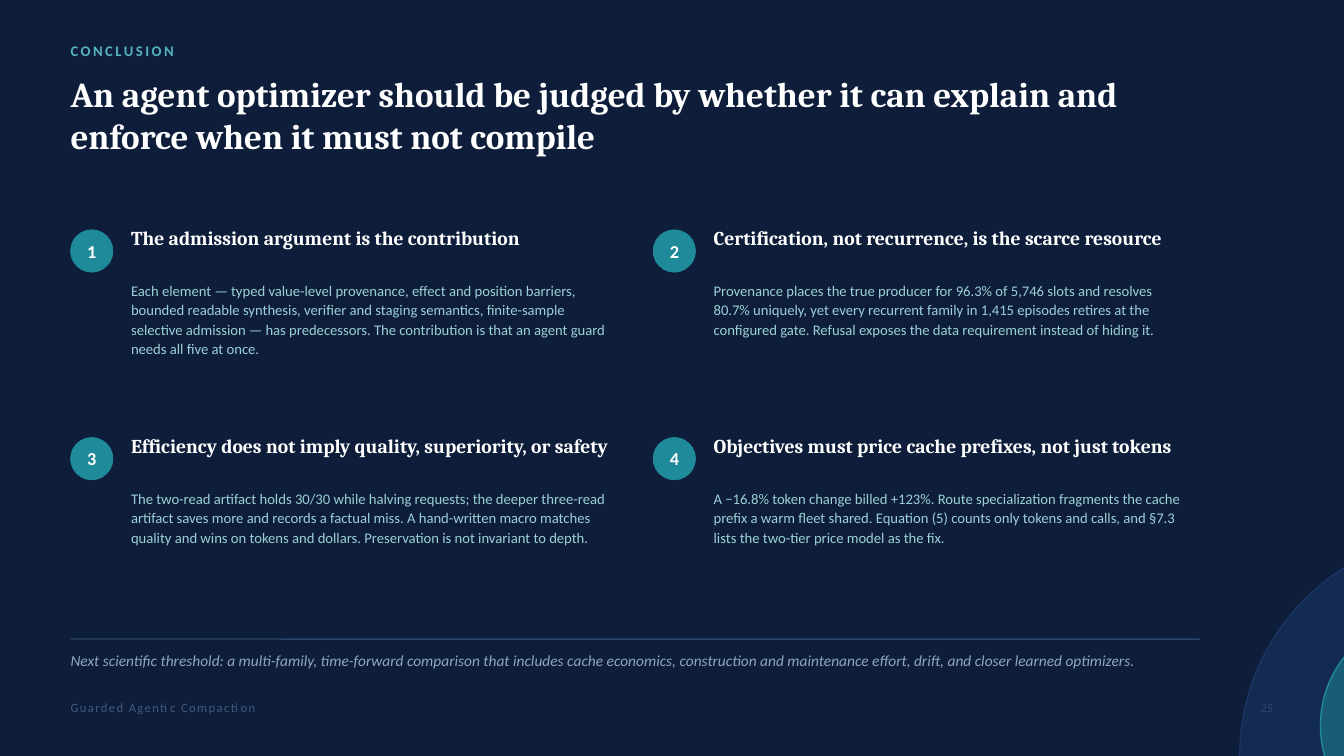
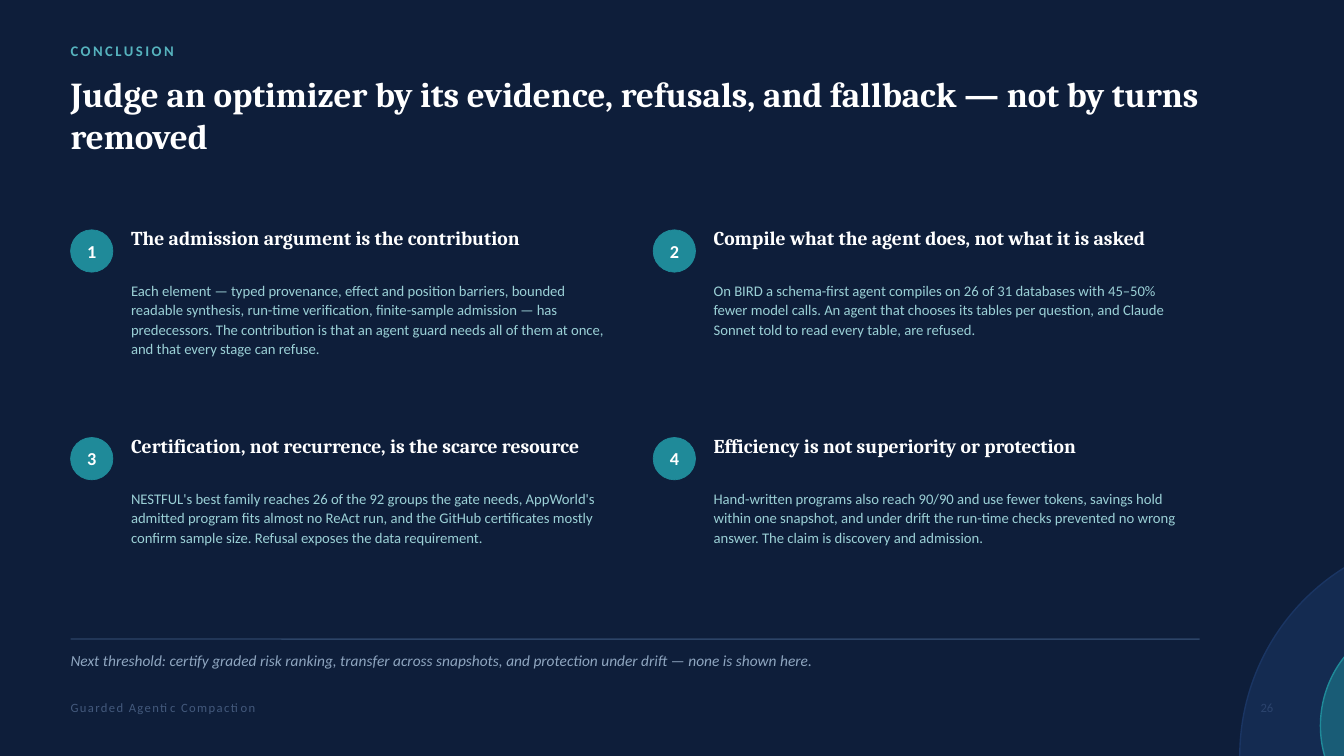
Before and after one commit to rrahimi-uci/guarded-agentic-compaction, a slide deck: slide 26 of paper/slides/GAC-seminar.pptx (slide 25 before the commit). Drawn at 1344x756 pixels with LibreOffice and Linux fonts; fonts in the diff are those of the drawing. Boxes give left, top, right and bottom in pixels: in the first picture for what was removed or moved away, otherwise in the second. Text is boxed around its words. In the diff, an @@ line names an element or a change of style, - is before the commit and + after.

```diff
--- a/paper/slides/GAC-seminar.pptx
+++ b/paper/slides/GAC-seminar.pptx
@@ text at box(71, 82, 1199, 150): text changed @@
-An agent optimizer should be judged by whether it can explain and enforce when it must not compile
+Judge an optimizer by its evidence, refusals, and fallback — not by turns removed
@@ text at box(714, 231, 1145, 250): text changed @@
-Certification, not recurrence, is the scarce resource
+Compile what the agent does, not what it is asked
@@ text at box(131, 286, 603, 357): text changed @@
-Each element — typed value-level provenance, effect and position barriers, bounded readable synthesis, verifier and staging semantics, finite-sample selective admission — has predecessors. The contribution is that an agent guard needs all five at once.
+Each element — typed provenance, effect and position barriers, bounded readable synthesis, run-time verification, finite-sample admission — has predecessors. The contribution is that an agent guard needs all of them at once, and that every stage can refuse.
@@ text at box(714, 286, 1164, 338): text changed @@
-Provenance places the true producer for 96.3% of 5,746 slots and resolves 80.7% uniquely, yet every recurrent family in 1,415 episodes retires at the configured gate. Refusal exposes the data requirement instead of hiding it.
+On BIRD a schema-first agent compiles on 26 of 31 databases with 45–50% fewer model calls. An agent that chooses its tables per question, and Claude Sonnet told to read every table, are refused.
@@ text at box(131, 439, 579, 456): text changed @@
-Efficiency does not imply quality, superiority, or safety
+Certification, not recurrence, is the scarce resource
@@ text at box(714, 439, 1076, 457): text changed @@
-Objectives must price cache prefixes, not just tokens
+Efficiency is not superiority or protection
@@ text at box(131, 494, 595, 546): text changed @@
-The two-read artifact holds 30/30 while halving requests; the deeper three-read artifact saves more and records a factual miss. A hand-written macro matches quality and wins on tokens and dollars. Preservation is not invariant to depth.
+NESTFUL's best family reaches 26 of the 92 groups the gate needs, AppWorld's admitted program fits almost no ReAct run, and the GitHub certificates mostly confirm sample size. Refusal exposes the data requirement.
@@ text at box(714, 494, 1176, 545): text changed @@
-A −16.8% token change billed +123%. Route specialization fragments the cache prefix a warm fleet shared. Equation (5) counts only tokens and calls, and §7.3 lists the two-tier price model as the fix.
+Hand-written programs also reach 90/90 and use fewer tokens, savings hold within one snapshot, and under drift the run-time checks prevented no wrong answer. The claim is discovery and admission.
@@ text at box(71, 655, 812, 669): text changed @@
-Next scientific threshold: a multi-family, time-forward comparison that includes cache economics, construction and maintenance effort, drift, and closer learned optimizers.
+Next threshold: certify graded risk ranking, transfer across snapshots, and protection under drift — none is shown here.
```
Also in this commit, not shown: 20 other slides changed, 2 slides added, 1 slide removed, 15 other files.
